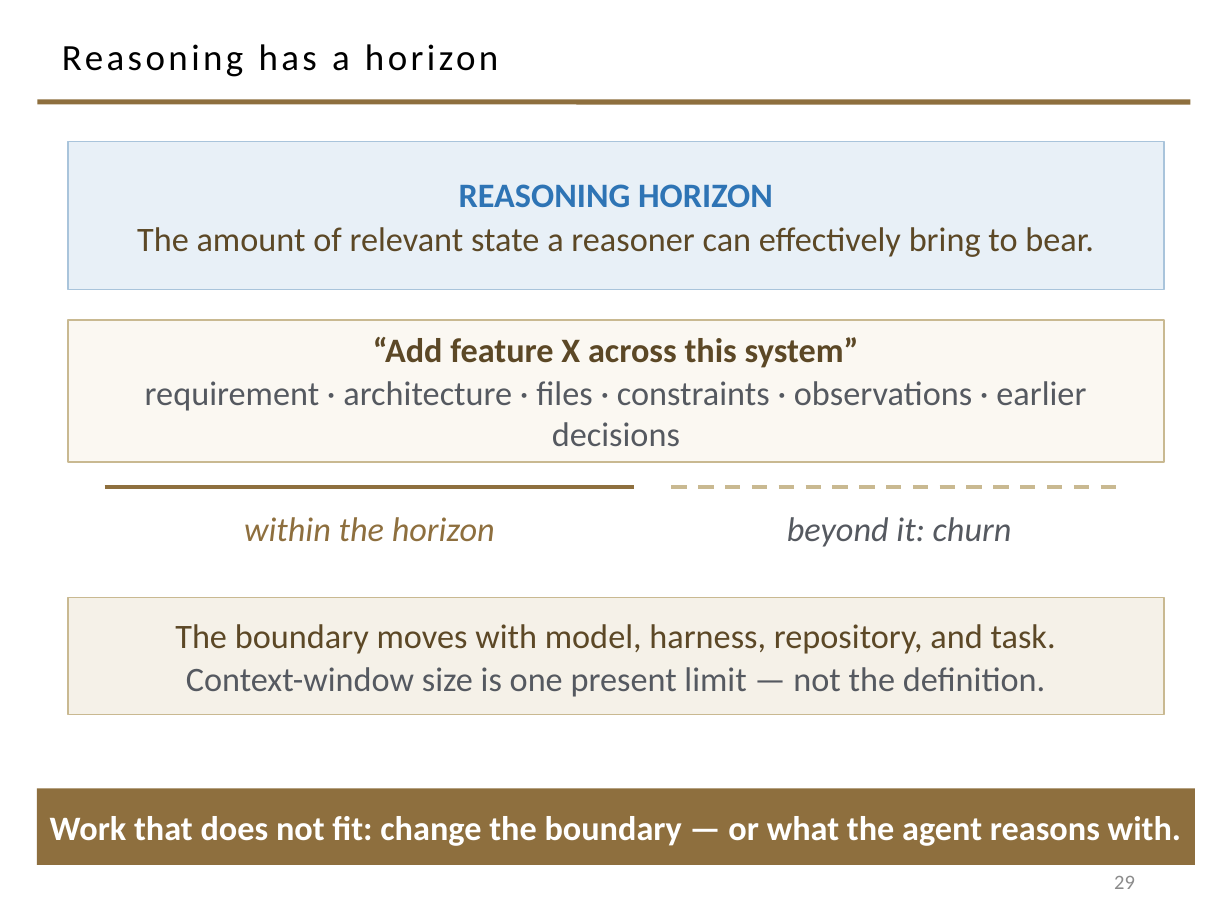
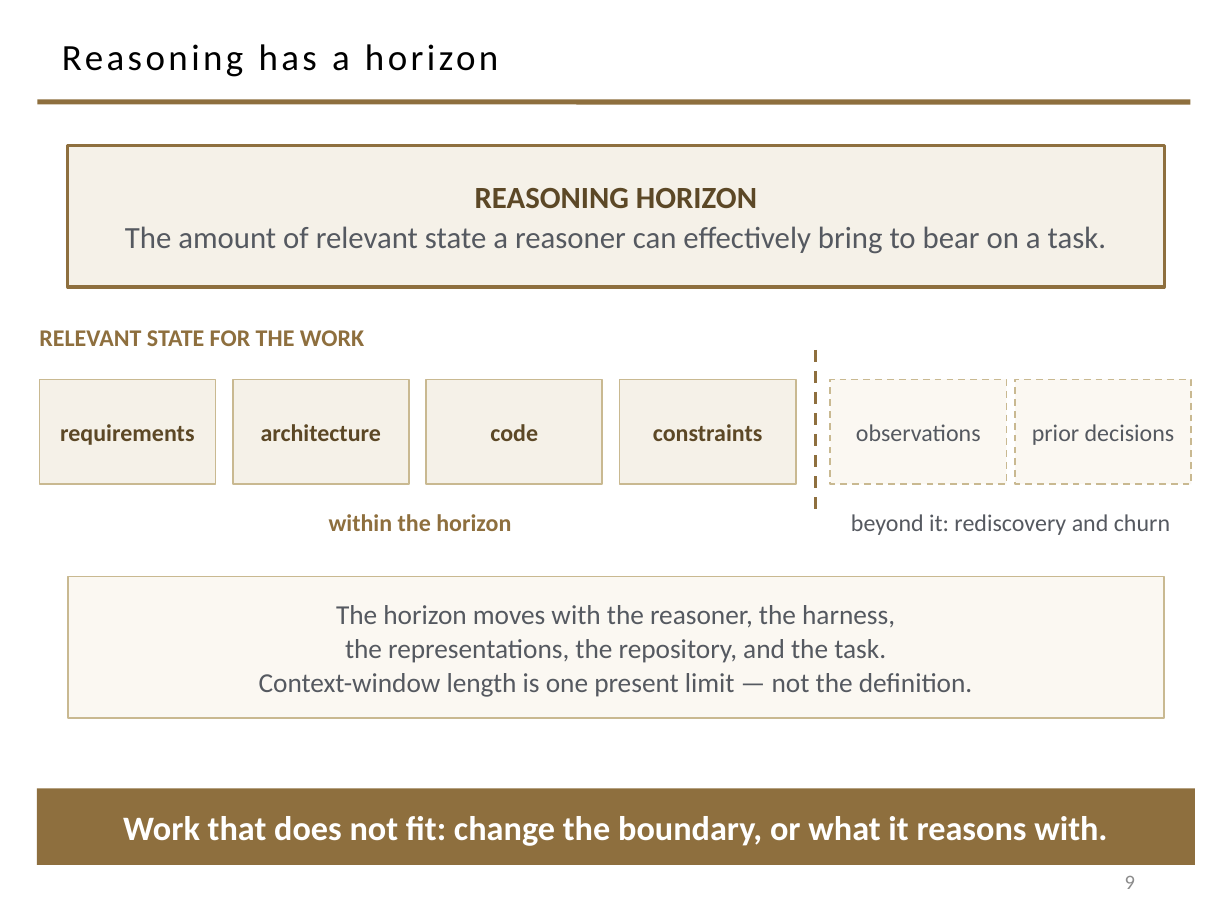
Before and after one commit to davisjam/model-based-agentic-software-engineering, a slide deck: slide 9 of course/lectures/act-2-delegation-and-control/01-delegation/2-1-Agents.pptx (slide 29 before the commit). Drawn at 1232x924 pixels with LibreOffice and Linux fonts; fonts in the diff are those of the drawing; background and template pictures are left out. Boxes give left, top, right and bottom in pixels: in the first picture for what was removed or moved away, otherwise in the second. Text is boxed around its words. In the diff, an @@ line names an element or a change of style, - is before the commit and + after.

```diff
--- a/course/lectures/act-2-delegation-and-control/01-delegation/2-1-Agents.pptx
+++ b/course/lectures/act-2-delegation-and-control/01-delegation/2-1-Agents.pptx
@@ rectangle "REASONING HORIZON" at (68, 145, 1164, 287): fill #E8F0F7 to #F5F1E8; outline #A9C4DB 1 pt to #8E6F3E 1.75 pt @@
@@ text in rectangle at (475, 188, 757, 208): size 20 to 18 pt, text colour #2E74B5 to #5C4826 in "REASONING HORIZON" @@
@@ text in rectangle at (125, 226, 1106, 254): text changed; size 20 to 18 pt; text colour #5C4826 to #555960 @@
-The amount of relevant state a reasoner can effectively bring to bear.
+The amount of relevant state a reasoner can effectively bring to bear on a task.
@@ rectangle removed at (68, 320, 1164, 462) @@
-“Add feature X across this system”
-requirement · architecture · files · constraints · observations · earlier decisions
@@ text added at (39, 330, 364, 346), 14 pt, text #8E6F3E, bold @@
+RELEVANT STATE FOR THE WORK
@@ line added from (816, 350) to (816, 514), #8E6F3E 1.75 pt dashed @@
@@ rectangle added at (39, 379, 216, 484), fill #F5F1E8, outline #C9B991 1 pt, 14 pt, text #5C4826, bold @@
+requirements
@@ rectangle added at (233, 379, 409, 484), fill #F5F1E8, outline #C9B991 1 pt, 14 pt, text #5C4826, bold @@
+architecture
@@ rectangle added at (426, 379, 602, 484), fill #F5F1E8, outline #C9B991 1 pt, 14 pt, text #5C4826, bold @@
+code
@@ rectangle added at (620, 379, 796, 484), fill #F5F1E8, outline #C9B991 1 pt, 14 pt, text #5C4826, bold @@
+constraints
@@ rectangle added at (830, 379, 1007, 484), fill #FBF8F2, outline #C9B991 1 pt dashed, 14 pt, text #555960 @@
+observations
@@ rectangle added at (1015, 379, 1191, 484), fill #FBF8F2, outline #C9B991 1 pt dashed, 14 pt, text #555960 @@
+prior decisions
@@ text "within the horizon": place and size @@
-text "within the horizon" at (244, 517, 495, 542)
+text "within the horizon" at (329, 514, 511, 531)
@@ text "within the horizon" at (329, 514, 511, 531): size 20 to 14 pt, bold on, italic off @@
@@ line removed from (105, 487) to (634, 487) @@
@@ line removed from (671, 487) to (1127, 487) @@
@@ text at (851, 514, 1170, 535): text changed; size 20 to 14 pt; italic off @@
-beyond it: churn
+beyond it: rediscovery and churn
@@ rectangle "The horizon moves with the ...": place and size @@
-rectangle "The horizon moves with the ..." at (68, 598, 1164, 715)
+rectangle "The horizon moves with the ..." at (68, 577, 1164, 718)
@@ rectangle "The horizon moves with the ..." at (68, 577, 1164, 718): fill #F5F1E8 to #FBF8F2 @@
@@ text in rectangle at (259, 605, 972, 697): text changed; size 20 to 16 pt; text colour #5C4826 to #555960 @@
-The boundary moves with model, harness, repository, and task.
-Context-window size is one present limit — not the definition.
+The horizon moves with the reasoner, the harness,
+the representations, the repository, and the task.
+Context-window length is one present limit — not the definition.
@@ text in rectangle at (123, 816, 1107, 846): text changed @@
-Work that does not fit: change the boundary — or what the agent reasons with.
+Work that does not fit: change the boundary, or what it reasons with.
@@ page number at (1125, 876, 1135, 889): text changed @@
-29
+9
```
Also in this commit, not shown: 8 other slides changed, 23 slides added, 30 slides removed, 1 other file.
